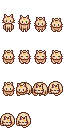
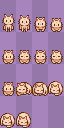
Layers edited between the first and the second 64x128 image:
renamed "Layer 1" to "cat", painted on it over [0, 14, 63, 128]
showed group "background" (7 layers) over [0, 0, 64, 128]
added layer "Color Fill 1 copy 4" in group "background" over [0, 0, 64, 128]
added layer "Color Fill 1 copy" in group "background" over [0, 0, 64, 128]
painted on "Color Fill 1" over [0, 0, 64, 128]
